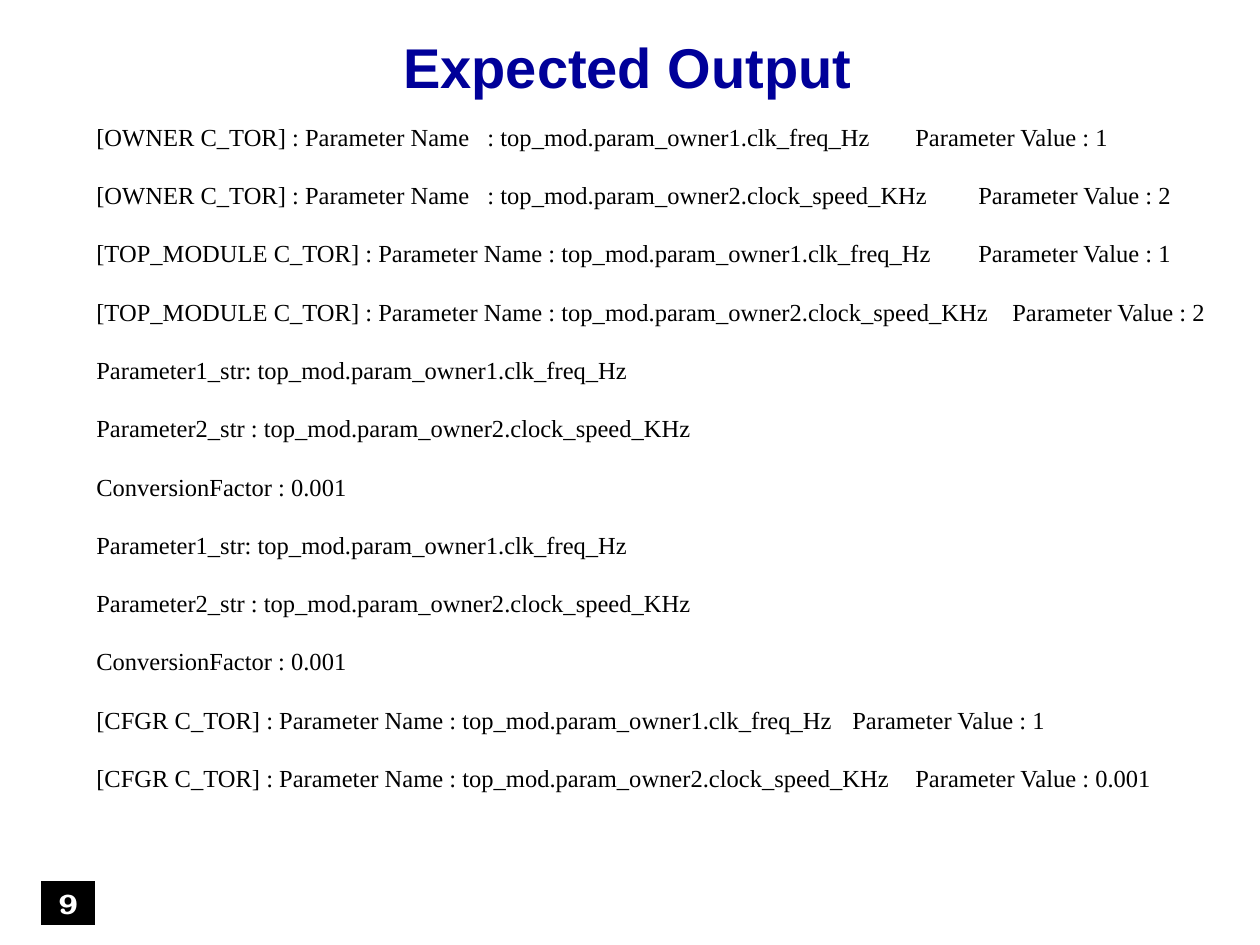
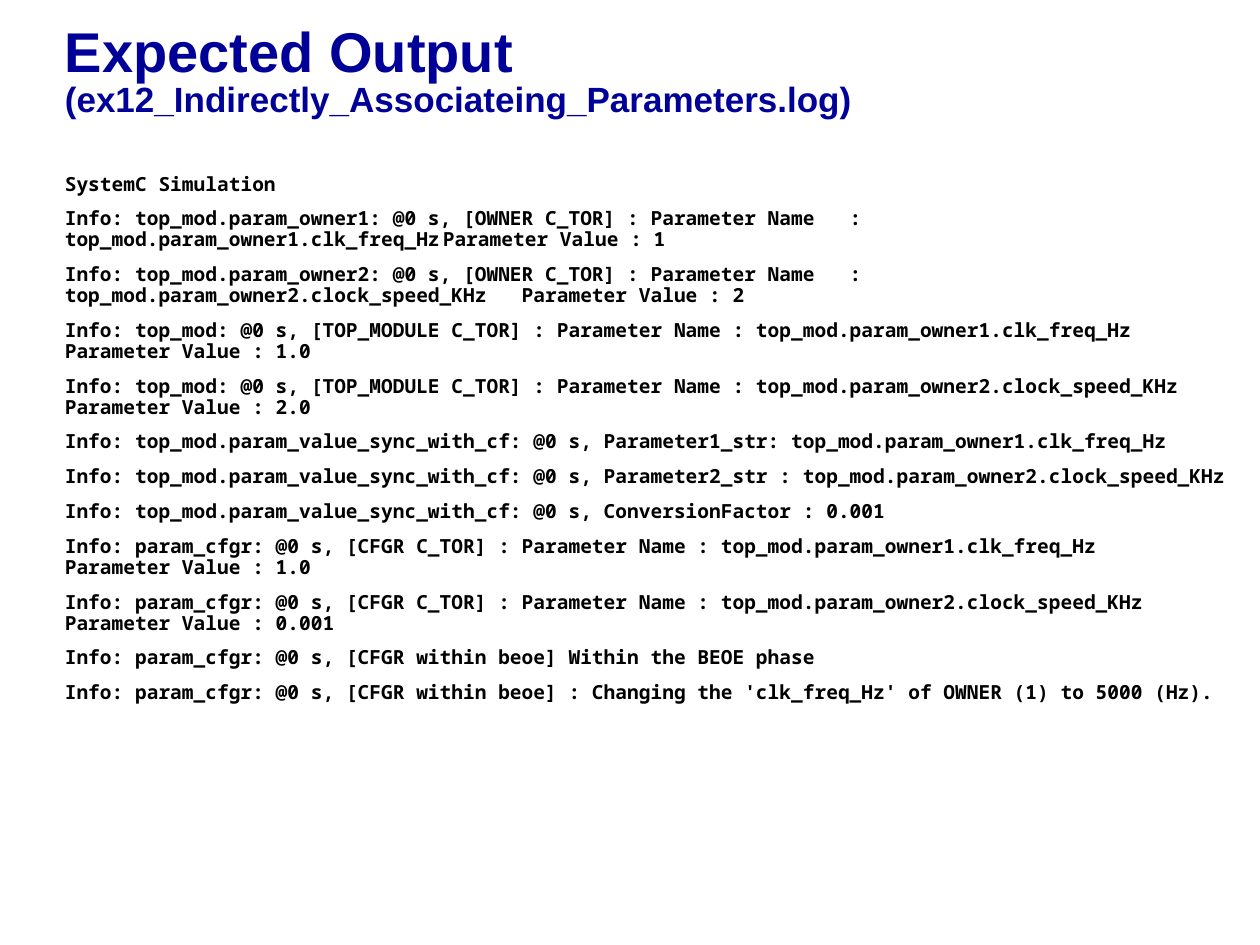
Before and after one commit to accellera-official/cci, a slide deck: slide 8 of examples/ex12_Indirectly_Associating_Parameters/docs/ex12_Indirectly_Associating_Parameters.ppt (slide 9 before the commit). Drawn at 1260x945 pixels with LibreOffice and Linux fonts; fonts in the diff are those of the drawing; background and template pictures are left out. Boxes give left, top, right and bottom in pixels: in the first picture for what was removed or moved away, otherwise in the second. Text is boxed around its words. In the diff, an @@ line names an element or a change of style, - is before the commit and + after.

```diff
--- a/examples/ex12_Indirectly_Associating_Parameters/docs/ex12_Indirectly_Associating_Parameters.ppt
+++ b/examples/ex12_Indirectly_Associating_Parameters/docs/ex12_Indirectly_Associating_Parameters.ppt
@@ title added at (65,31,851,119), 20 pt, text #000099, bold @@
+Expected Output (ex12_Indirectly_Associateing_Parameters.log)
@@ free removed at (181,37,1074,106) @@
-Expected Output
@@ text "SystemC Simulation": place and size @@
-text "SystemC Simulation" at (21,116,1240,830)
+text "SystemC Simulation" at (65,176,1225,704)
@@ text at (65,176,1225,704): text changed; size 14 to 11.1 pt; font Times New Roman to Noto Sans Mono; bold on @@
-[OWNER C_TOR] : Parameter Name : top_mod.param_owner1.clk_freq_Hz Parameter Value : 1
-[OWNER C_TOR] : Parameter Name : top_mod.param_owner2.clock_speed_KHz Parameter Value : 2
-[TOP_MODULE C_TOR] : Parameter Name : top_mod.param_owner1.clk_freq_Hz Parameter Value : 1
-[TOP_MODULE C_TOR] : Parameter Name : top_mod.param_owner2.clock_speed_KHz Parameter Value : 2
-Parameter1_str: top_mod.param_owner1.clk_freq_Hz
-Parameter2_str : top_mod.param_owner2.clock_speed_KHz
-ConversionFactor : 0.001
-Parameter1_str: top_mod.param_owner1.clk_freq_Hz
-Parameter2_str : top_mod.param_owner2.clock_speed_KHz
-ConversionFactor : 0.001
-[CFGR C_TOR] : Parameter Name : top_mod.param_owner1.clk_freq_Hz Parameter Value : 1
-[CFGR C_TOR] : Parameter Name : top_mod.param_owner2.clock_speed_KHz Parameter Value : 0.001
+SystemC Simulation
+Info: top_mod.param_owner1: @0 s, [OWNER C_TOR] : Parameter Name : top_mod.param_owner1.clk_freq_Hz Parameter Value : 1
+Info: top_mod.param_owner2: @0 s, [OWNER C_TOR] : Parameter Name : top_mod.param_owner2.clock_speed_KHz Parameter Value : 2
+Info: top_mod: @0 s, [TOP_MODULE C_TOR] : Parameter Name : top_mod.param_owner1.clk_freq_Hz Parameter Value : 1.0
+Info: top_mod: @0 s, [TOP_MODULE C_TOR] : Parameter Name : top_mod.param_owner2.clock_speed_KHz Parameter Value : 2.0
+Info: top_mod.param_value_sync_with_cf: @0 s, Parameter1_str: top_mod.param_owner1.clk_freq_Hz
+Info: top_mod.param_value_sync_with_cf: @0 s, Parameter2_str : top_mod.param_owner2.clock_speed_KHz
+Info: top_mod.param_value_sync_with_cf: @0 s, ConversionFactor : 0.001
+Info: param_cfgr: @0 s, [CFGR C_TOR] : Parameter Name : top_mod.param_owner1.clk_freq_Hz Parameter Value : 1.0
+Info: param_cfgr: @0 s, [CFGR C_TOR] : Parameter Name : top_mod.param_owner2.clock_speed_KHz Parameter Value : 0.001
+Info: param_cfgr: @0 s, [CFGR within beoe] Within the BEOE phase
+Info: param_cfgr: @0 s, [CFGR within beoe] : Changing the 'clk_freq_Hz' of OWNER (1) to 5000 (Hz).
@@ rectangle removed at (42,882,94,924) @@
-9
```
Also in this commit, not shown: 8 other slides changed, 2 slides removed, 7 other files.
